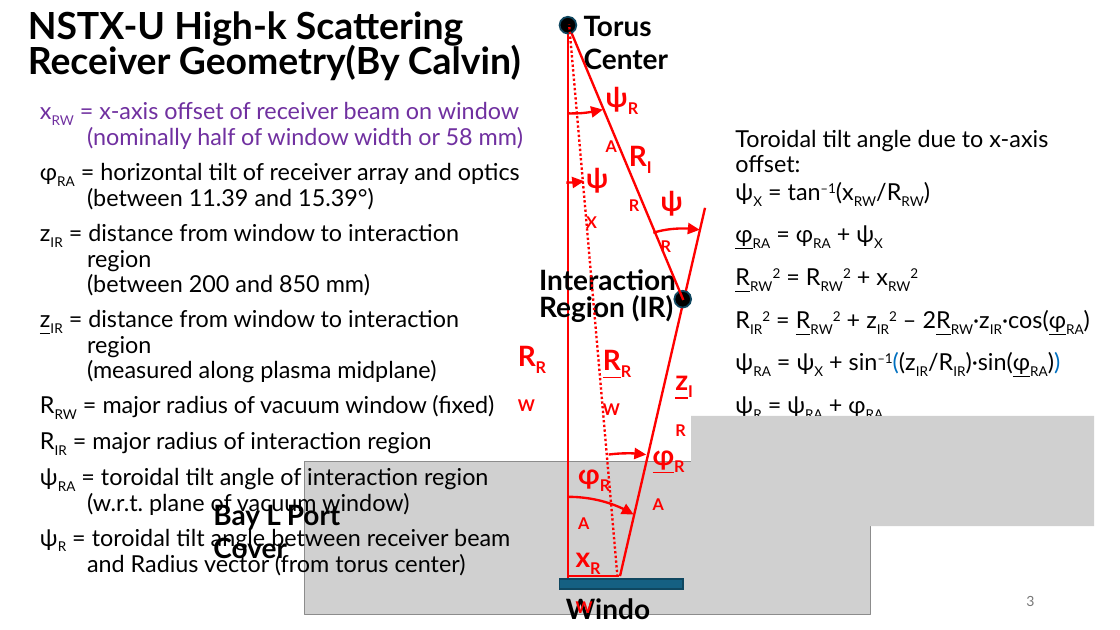
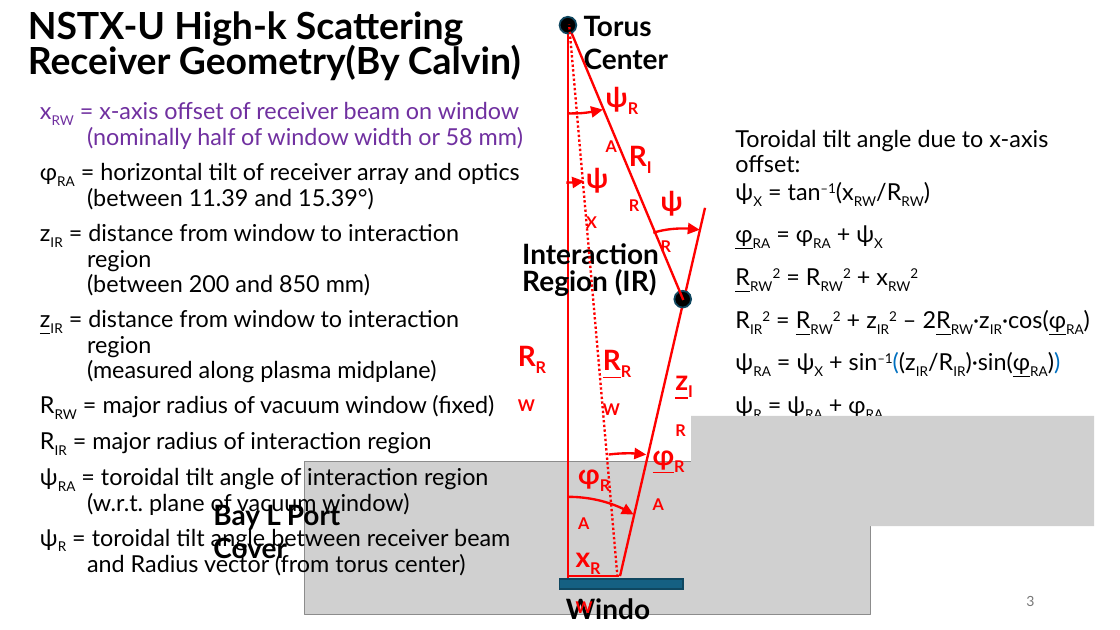
Before and after one commit to USTC-star/computer_share, a slide deck: slide 3 of NSTX-U High-k scattering Calculation_20240717.pptx. Drawn at 1120x630 pixels with LibreOffice and Linux fonts; fonts in the diff are those of the drawing; grey boxes stand for pictures. Boxes give left, top, right and bottom in pixels: in the first picture for what was removed or moved away, otherwise in the second. Text is boxed around its words. In the diff, an @@ line names an element or a change of style, - is before the commit and + after.

```diff
--- a/NSTX-U High-k scattering Calculation_20240717.pptx
+++ b/NSTX-U High-k scattering Calculation_20240717.pptx
@@ text "Interaction Region (IR)": place and size @@
-text "Interaction Region (IR)" at box(539, 266, 676, 323)
+text "Interaction Region (IR)" at box(522, 240, 659, 297)
```
Also in this commit, not shown: 3 other slides changed, 2 slides added, 2 other files.
